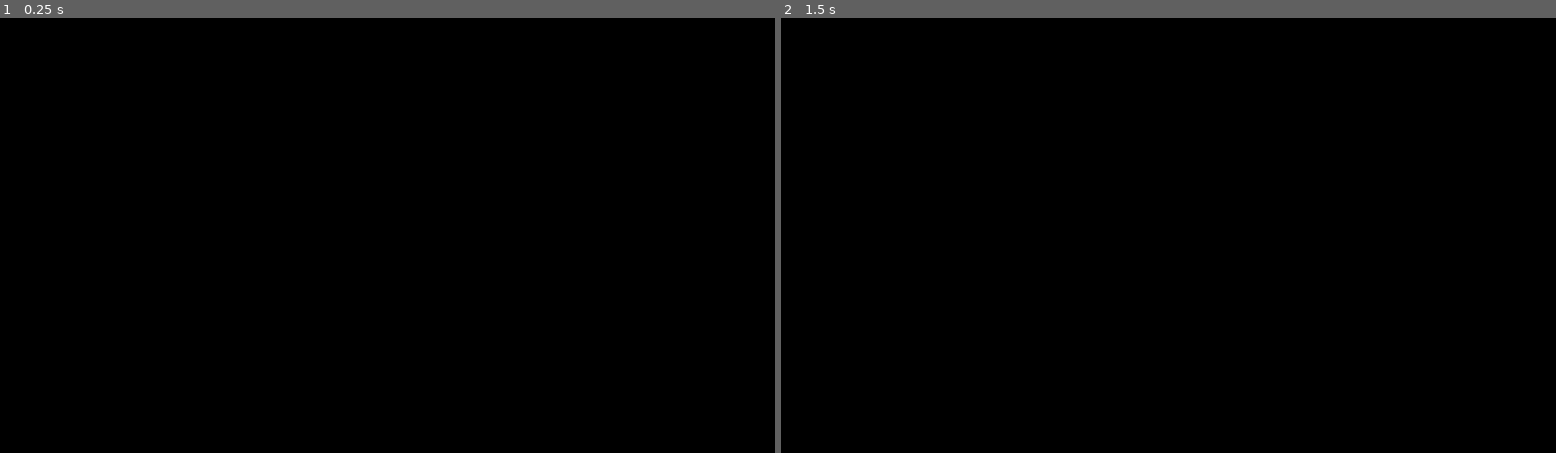
Above: before the commit, frames 1-2 (left to right).
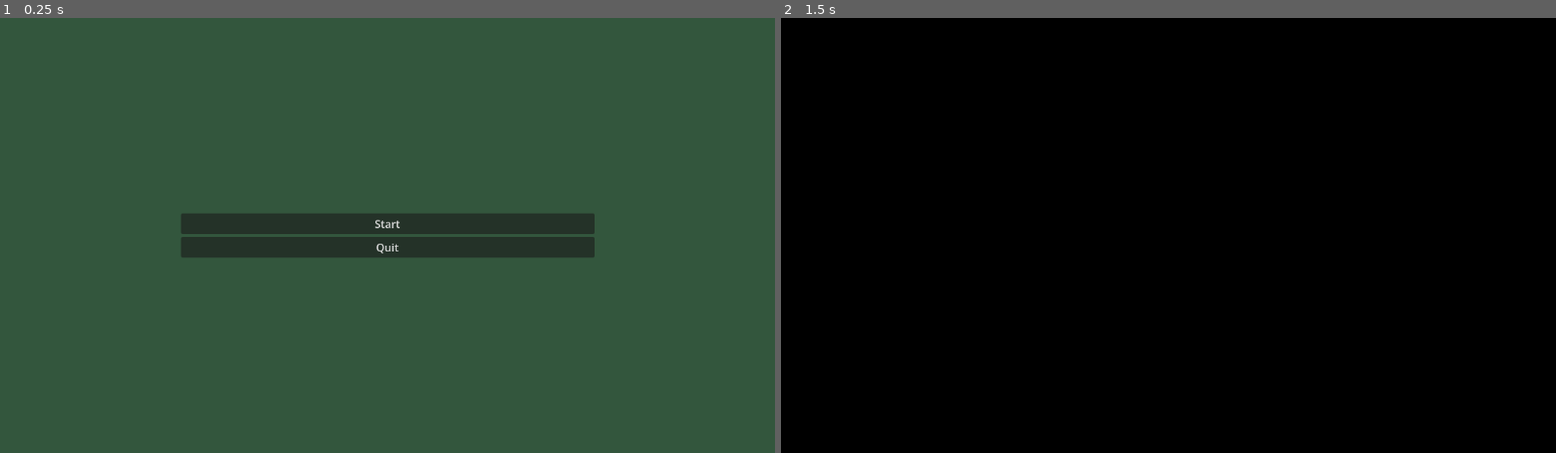
Above: after the commit, the same moments.

Repository: PEOL0/DD1367-Interactive-Sound-Wave-Simulation
Game: Godot game, scene res://start.tscn
Two runs of this game, one before a commit and one after it. Both use one fixed random seed, a clock stepped at 60 frames per second and the inputs below. Before the commit the project starts from res://main.tscn.
Inputs (mouse positions are in pixels of both pictures, inside the frame that each line leads up to):
- Up to frame 1 (0.25 s): no input
- Up to frame 2 (1.5 s): click (1168, 222) at 0.5 s, where only the run after the commit has a clickable "Start"; tap Enter at 1.25 s; tap R at 1.35 s

The runs differ from the first frame. In frame 1, 100% of the frame differs, in the area x 0-100%, y 0-100%; in frame 2, nothing differs.

Commit message:
Change first scene to start.tscn Also will allow direct changing to main.tscn from the start menu (start.tscn).

Diff:
--- a/sound-game/project.godot
+++ b/sound-game/project.godot
@@ -11,7 +11,7 @@
 [application]
 
 config/name="Sound Game"
-run/main_scene="uid://dmukdcbojkio5"
+run/main_scene="uid://cov5y302u05b3"
 config/features=PackedStringArray("4.6", "Forward Plus")
 config/icon="res://icon.svg"
 
--- a/sound-game/start_menu.gd
+++ b/sound-game/start_menu.gd
@@ -1,6 +1,9 @@
 extends Node2D
 
 @export var main_scene: PackedScene
+
+func _ready() -> void:
+	pass
 
 func start_game():
 	get_tree().change_scene_to_packed(main_scene)
